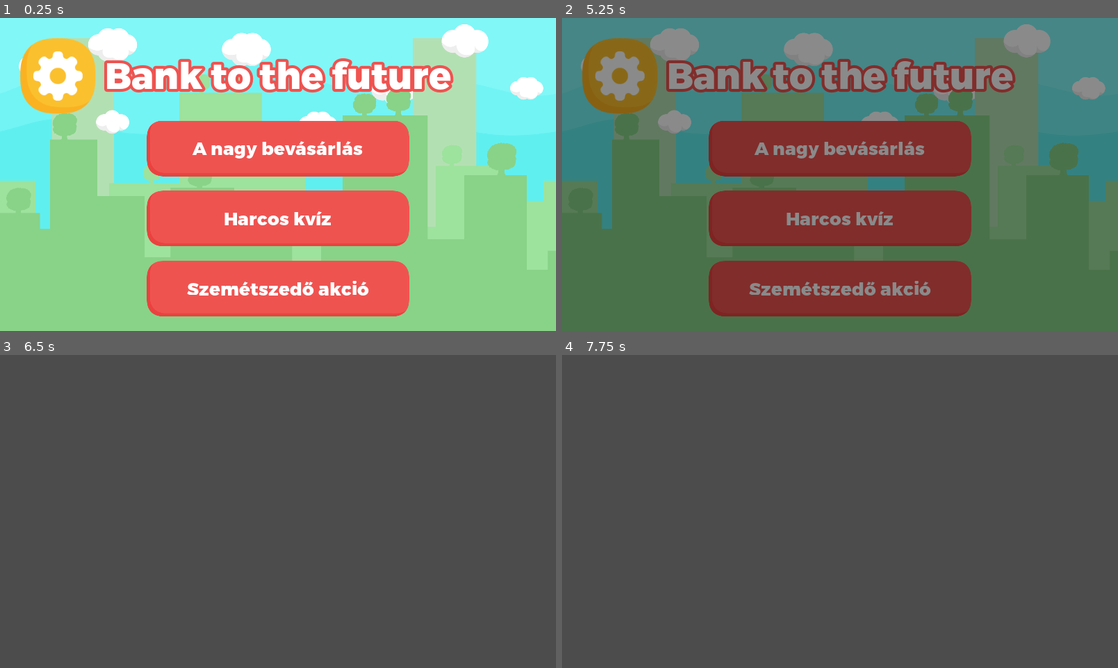
Above: before the commit, frames 1-4 (two rows, left to right).
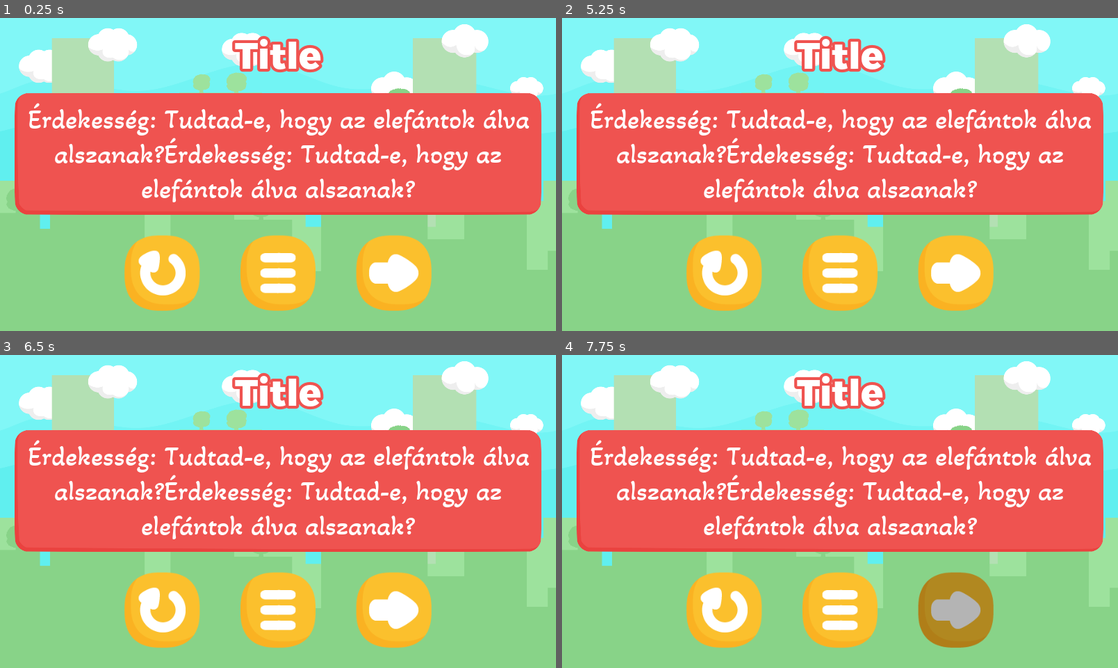
Above: after the commit, the same moments.

Repository: SzilardKosa/BankToTheFuture
Game: Godot game, scene res://src/Menu/ScoreMenu.tscn
Two runs of this game, one before a commit and one after it. Both use one fixed random seed, a clock stepped at 60 frames per second and the inputs below. Before the commit the project starts from res://src/Menu/MainMenu.tscn.
Inputs (mouse positions are in pixels of both pictures, inside the frame that each line leads up to; where the layout moved, square brackets give the same spot in the first picture):
- Up to frame 1 (0.25 s): no input
- Up to frame 2 (5.25 s): click (723, 271) [617, 77] at 0.5 s; click (840, 271) [617, 77] at 1.25 s; click (723, 271) [617, 77] at 2 s; click (723, 271) [617, 77] at 2.75 s; click (956, 271) [617, 77] at 3.5 s; click (956, 271) [617, 77] at 4.25 s; click (840, 149) at 5 s, where only the run before the commit has a clickable "A nagy bevásárlás"
- Up to frame 3 (6.5 s): hold Right (move_right) from 5.78 s (still down); hold Up (jump) from 5.78 s (still down)
- Up to frame 4 (7.75 s): tap Enter at 6.5 s; release Up (jump) at 6.53 s; tap Up (jump) at 6.6, 6.77, 7.07 s; tap Space at 7.25 s; release Right (move_right) at 7.28 s; hold Left (move_left) from 7.28 s (still down); hold Up (jump) from 7.28 s (still down)

The runs differ from the first frame. In frame 1, 51% of the frame differs, in the area x 2-98%, y 5-96%; in frame 2, 100%, in the area x 0-100%, y 0-100%; in frame 3, 100%; in frame 4, 100%.

Commit message:
score screen added, control buttons updated

Diff:
--- a/project.godot
+++ b/project.godot
@@ -45,7 +45,7 @@
 [application]
 
 config/name="BankToTheFuture"
-run/main_scene="res://src/Menu/MainMenu.tscn"
+run/main_scene="res://src/Menu/ScoreMenu.tscn"
 config/icon="res://icon.png"
 
 [autoload]
--- a/src/Levels/TestLevelSzilard.tscn
+++ b/src/Levels/TestLevelSzilard.tscn
@@ -24,8 +24,6 @@
 [node name="InterfaceLayer" type="CanvasLayer" parent="."]
 
 [node name="Control" parent="InterfaceLayer" instance=ExtResource( 3 )]
-margin_left = -8.0
-margin_right = -8.0
 
 [node name="TrashInterfaceLayer" type="CanvasLayer" parent="."]
 
--- /dev/null
+++ b/src/Menu/ContentLable.tscn
@@ -0,0 +1,20 @@
+[gd_scene load_steps=3 format=2]
+
+[sub_resource type="DynamicFontData" id=3]
+font_path = "res://assets/ui/fonts/AkayaKanadaka-Regular.ttf"
+
+[sub_resource type="DynamicFont" id=2]
+size = 96
+outline_color = Color( 0.937255, 0.32549, 0.313726, 1 )
+font_data = SubResource( 3 )
+
+[node name="ContentLable" type="Label"]
+margin_left = 8.0
+margin_top = 8.0
+margin_right = 267.0
+margin_bottom = 86.0
+custom_fonts/font = SubResource( 2 )
+text = "Content"
+__meta__ = {
+"_edit_use_anchors_": false
+}
--- /dev/null
+++ b/src/Menu/ScoreMenu.gd
@@ -0,0 +1,19 @@
+extends Control
+
+#var scene_path_to_load
+#
+#onready var buttons = get_node("MarginContainer/VBoxContainer/MarginContainer/Buttons")
+#
+#func _ready():
+#	for button in buttons.get_children():
+#		button.connect("pressed", self, "_on_Button_pressed", [button.scene_to_load])
+#
+#func _on_Button_pressed(scene_to_load):
+#	$FadeIn.show()
+#	$FadeIn.fade_in()
+#	scene_path_to_load = scene_to_load
+#
+#
+#func _on_FadeIn_fade_finished():
+#	$FadeIn.hide()
+#	get_tree().change_scene_to(scene_path_to_load)
--- /dev/null
+++ b/src/Menu/ScoreMenu.tscn
@@ -0,0 +1,198 @@
+[gd_scene load_steps=13 format=2]
+
+[ext_resource path="res://assets/background/NewBackground1920x1080.png" type="Texture" id=1]
+[ext_resource path="res://src/Menu/fade_in/FadeIn.tscn" type="PackedScene" id=2]
+[ext_resource path="res://src/Menu/ScoreMenu.gd" type="Script" id=3]
+[ext_resource path="res://src/UserInterface/IconButtons/Restart.tscn" type="PackedScene" id=4]
+[ext_resource path="res://src/UserInterface/IconButtons/Menu.tscn" type="PackedScene" id=5]
+[ext_resource path="res://src/Menu/TitleLable.tscn" type="PackedScene" id=6]
+[ext_resource path="res://src/UserInterface/IconButtons/Next.tscn" type="PackedScene" id=7]
+[ext_resource path="res://src/Menu/ContentLable.tscn" type="PackedScene" id=8]
+[ext_resource path="res://assets/ninepatch/Empty1024x1024-03-01.png" type="Texture" id=9]
+[ext_resource path="res://assets/icons/Iconic2048x2048_cropped_75.png" type="Texture" id=10]
+[ext_resource path="res://assets/icons/Iconic2048x2048_cropped_47.png" type="Texture" id=11]
+[ext_resource path="res://assets/icons/Iconic2048x2048_cropped_31.png" type="Texture" id=12]
+
+[node name="ScoreMenu" type="Control"]
+anchor_right = 1.0
+anchor_bottom = 1.0
+script = ExtResource( 3 )
+__meta__ = {
+"_edit_use_anchors_": false
+}
+
+[node name="TextureRect" type="TextureRect" parent="."]
+anchor_right = 1.0
+anchor_bottom = 1.0
+texture = ExtResource( 1 )
+stretch_mode = 7
+__meta__ = {
+"_edit_use_anchors_": false
+}
+
+[node name="MarginContainer" type="MarginContainer" parent="."]
+anchor_right = 1.0
+anchor_bottom = 1.0
+margin_left = 50.0
+margin_top = 50.0
+margin_right = -50.0
+margin_bottom = -50.0
+__meta__ = {
+"_edit_use_anchors_": false
+}
+
+[node name="VBoxContainer" type="VBoxContainer" parent="MarginContainer"]
+margin_right = 1820.0
+margin_bottom = 980.0
+custom_constants/separation = 50
+
+[node name="Title" type="HBoxContainer" parent="MarginContainer/VBoxContainer"]
+margin_right = 1820.0
+margin_bottom = 157.0
+size_flags_horizontal = 3
+
+[node name="left" type="Control" parent="MarginContainer/VBoxContainer/Title"]
+margin_right = 604.0
+margin_bottom = 157.0
+size_flags_horizontal = 3
+
+[node name="TitleLable" parent="MarginContainer/VBoxContainer/Title" instance=ExtResource( 6 )]
+margin_left = 608.0
+margin_right = 1212.0
+margin_bottom = 157.0
+size_flags_horizontal = 3
+size_flags_vertical = 3
+align = 1
+valign = 1
+
+[node name="right" type="Control" parent="MarginContainer/VBoxContainer/Title"]
+margin_left = 1216.0
+margin_right = 1820.0
+margin_bottom = 157.0
+size_flags_horizontal = 3
+
+[node name="Title2" type="HBoxContainer" parent="MarginContainer/VBoxContainer"]
+margin_top = 207.0
+margin_right = 1820.0
+margin_bottom = 630.0
+size_flags_horizontal = 3
+size_flags_vertical = 3
+
+[node name="NinePatchRect" type="NinePatchRect" parent="MarginContainer/VBoxContainer/Title2"]
+margin_right = 1820.0
+margin_bottom = 423.0
+size_flags_horizontal = 3
+size_flags_vertical = 3
+size_flags_stretch_ratio = 3.0
+texture = ExtResource( 9 )
+patch_margin_left = 40
+patch_margin_top = 40
+patch_margin_right = 40
+patch_margin_bottom = 40
+__meta__ = {
+"_edit_use_anchors_": false
+}
+
+[node name="ContentLable" parent="MarginContainer/VBoxContainer/Title2/NinePatchRect" instance=ExtResource( 8 )]
+anchor_right = 1.0
+anchor_bottom = 1.0
+margin_left = 0.0
+margin_top = 0.0
+margin_right = 0.0
+margin_bottom = 0.0
+size_flags_horizontal = 3
+size_flags_vertical = 3
+size_flags_stretch_ratio = 4.0
+custom_colors/font_color = Color( 1, 1, 1, 1 )
+text = "Érdekesség: Tudtad-e, hogy az elefántok álva alszanak?Érdekesség: Tudtad-e, hogy az elefántok álva alszanak?"
+align = 1
+valign = 1
+autowrap = true
+
+[node name="MarginContainer" type="HBoxContainer" parent="MarginContainer/VBoxContainer"]
+margin_top = 680.0
+margin_right = 1820.0
+margin_bottom = 980.0
+size_flags_horizontal = 3
+
+[node name="left" type="Control" parent="MarginContainer/VBoxContainer/MarginContainer"]
+margin_right = 306.0
+margin_bottom = 300.0
+size_flags_horizontal = 3
+size_flags_vertical = 3
+
+[node name="Buttons" type="HBoxContainer" parent="MarginContainer/VBoxContainer/MarginContainer"]
+margin_left = 310.0
+margin_right = 1510.0
+margin_bottom = 300.0
+size_flags_horizontal = 3
+size_flags_vertical = 3
+size_flags_stretch_ratio = 3.0
+custom_constants/separation = 50
+
+[node name="left" type="Control" parent="MarginContainer/VBoxContainer/MarginContainer/Buttons"]
+margin_bottom = 300.0
+size_flags_horizontal = 3
+size_flags_vertical = 3
+
+[node name="RestartButton" parent="MarginContainer/VBoxContainer/MarginContainer/Buttons" instance=ExtResource( 4 )]
+margin_left = 50.0
+margin_right = 350.0
+margin_bottom = 300.0
+rect_min_size = Vector2( 300, 300 )
+size_flags_horizontal = 0
+size_flags_vertical = 0
+texture_normal = ExtResource( 12 )
+expand = true
+
+[node name="center" type="Control" parent="MarginContainer/VBoxContainer/MarginContainer/Buttons"]
+margin_left = 400.0
+margin_right = 400.0
+margin_bottom = 300.0
+size_flags_horizontal = 3
+size_flags_vertical = 3
+
+[node name="MenuButton" parent="MarginContainer/VBoxContainer/MarginContainer/Buttons" instance=ExtResource( 5 )]
+margin_left = 450.0
+margin_right = 750.0
+margin_bottom = 300.0
+rect_min_size = Vector2( 300, 300 )
+size_flags_horizontal = 0
+size_flags_vertical = 0
+texture_normal = ExtResource( 11 )
+expand = true
+
+[node name="center2" type="Control" parent="MarginContainer/VBoxContainer/MarginContainer/Buttons"]
+margin_left = 800.0
+margin_right = 800.0
+margin_bottom = 300.0
+size_flags_horizontal = 3
+size_flags_vertical = 3
+
+[node name="NextButton" parent="MarginContainer/VBoxContainer/MarginContainer/Buttons" instance=ExtResource( 7 )]
+margin_left = 850.0
+margin_right = 1150.0
+margin_bottom = 300.0
+rect_min_size = Vector2( 300, 300 )
+size_flags_horizontal = 0
+size_flags_vertical = 0
+texture_normal = ExtResource( 10 )
+expand = true
+
+[node name="right" type="Control" parent="MarginContainer/VBoxContainer/MarginContainer/Buttons"]
+margin_left = 1200.0
+margin_right = 1200.0
+margin_bottom = 300.0
+size_flags_horizontal = 3
+size_flags_vertical = 3
+
+[node name="right" type="Control" parent="MarginContainer/VBoxContainer/MarginContainer"]
+margin_left = 1514.0
+margin_right = 1820.0
+margin_bottom = 300.0
+size_flags_horizontal = 3
+size_flags_vertical = 3
+
+[node name="FadeIn" parent="." instance=ExtResource( 2 )]
+visible = false
+[connection signal="fade_finished" from="FadeIn" to="." method="_on_FadeIn_fade_finished"]
--- /dev/null
+++ b/src/UserInterface/IconButtons/Menu.tscn
@@ -0,0 +1,7 @@
+[gd_scene load_steps=3 format=2]
+
+[ext_resource path="res://src/UserInterface/CustomIconButton.tscn" type="PackedScene" id=1]
+[ext_resource path="res://assets/icons/Iconic2048x2048_cropped_45.png" type="Texture" id=2]
+
+[node name="MenuButton" instance=ExtResource( 1 )]
+texture_normal = ExtResource( 2 )
--- /dev/null
+++ b/src/UserInterface/IconButtons/Next.tscn
@@ -0,0 +1,7 @@
+[gd_scene load_steps=3 format=2]
+
+[ext_resource path="res://src/UserInterface/CustomIconButton.tscn" type="PackedScene" id=1]
+[ext_resource path="res://assets/icons/Iconic2048x2048_cropped_73.png" type="Texture" id=2]
+
+[node name="NextButton" instance=ExtResource( 1 )]
+texture_normal = ExtResource( 2 )
--- /dev/null
+++ b/src/UserInterface/IconButtons/Restart.tscn
@@ -0,0 +1,7 @@
+[gd_scene load_steps=3 format=2]
+
+[ext_resource path="res://src/UserInterface/CustomIconButton.tscn" type="PackedScene" id=1]
+[ext_resource path="res://assets/icons/Iconic2048x2048_cropped_29.png" type="Texture" id=2]
+
+[node name="RestartButton" instance=ExtResource( 1 )]
+texture_normal = ExtResource( 2 )
--- a/src/UserInterface/TouchControl.tscn
+++ b/src/UserInterface/TouchControl.tscn
@@ -1,13 +1,17 @@
 [gd_scene load_steps=4 format=2]
 
-[ext_resource path="res://assets/ui/touch_button_right.png" type="Texture" id=1]
-[ext_resource path="res://assets/ui/touch_button_jump.png" type="Texture" id=2]
-[ext_resource path="res://assets/ui/touch_button_left.png" type="Texture" id=3]
+[ext_resource path="res://assets/icons/Iconic2048x2048_cropped_37.png" type="Texture" id=1]
+[ext_resource path="res://assets/icons/Iconic2048x2048_cropped_13.png" type="Texture" id=2]
+[ext_resource path="res://assets/icons/Iconic2048x2048_cropped_25.png" type="Texture" id=3]
 
 [node name="Control" type="Control"]
 anchor_right = 1.0
 anchor_bottom = 1.0
-rect_min_size = Vector2( 1920, 1080 )
+margin_left = 50.0
+margin_top = 50.0
+margin_right = -49.9999
+margin_bottom = -50.0
+rect_min_size = Vector2( 1820, 980 )
 __meta__ = {
 "_edit_use_anchors_": false
 }
@@ -15,36 +19,40 @@
 [node name="LeftRight" type="HBoxContainer" parent="."]
 anchor_top = 1.0
 anchor_bottom = 1.0
-margin_left = 40.0
-margin_top = -240.0
-margin_right = 444.0
-margin_bottom = -40.0
-rect_min_size = Vector2( 400, 200 )
+margin_top = -300.0
+margin_right = 604.0
+rect_min_size = Vector2( 700, 300 )
 __meta__ = {
 "_edit_use_anchors_": false
 }
 
 [node name="Left" type="Control" parent="LeftRight"]
-margin_right = 200.0
-margin_bottom = 200.0
-rect_min_size = Vector2( 200, 200 )
+margin_right = 300.0
+margin_bottom = 300.0
+rect_min_size = Vector2( 300, 300 )
 
 [node name="Left" type="TouchScreenButton" parent="LeftRight/Left"]
-scale = Vector2( 3, 3 )
+scale = Vector2( 2, 2 )
 normal = ExtResource( 3 )
 passby_press = true
 action = "move_left"
 
+[node name="Control" type="Control" parent="LeftRight"]
+margin_left = 304.0
+margin_right = 404.0
+margin_bottom = 300.0
+rect_min_size = Vector2( 100, 300 )
+
 [node name="Right" type="Control" parent="LeftRight"]
-margin_left = 204.0
-margin_right = 404.0
-margin_bottom = 200.0
-rect_min_size = Vector2( 200, 200 )
+margin_left = 408.0
+margin_right = 708.0
+margin_bottom = 300.0
+rect_min_size = Vector2( 300, 300 )
 
 [node name="Right" type="TouchScreenButton" parent="LeftRight/Right"]
 position = Vector2( -4, 0 )
-scale = Vector2( 3, 3 )
-normal = ExtResource( 1 )
+scale = Vector2( 2, 2 )
+normal = ExtResource( 2 )
 passby_press = true
 action = "move_right"
 
@@ -53,17 +61,15 @@
 anchor_top = 1.0
 anchor_right = 1.0
 anchor_bottom = 1.0
-margin_left = -240.0
-margin_top = -240.0
-margin_right = -40.0001
-margin_bottom = -40.0
-rect_min_size = Vector2( 200, 200 )
+margin_left = -300.0
+margin_top = -300.0
+rect_min_size = Vector2( 300, 300 )
 __meta__ = {
 "_edit_use_anchors_": false
 }
 
 [node name="Jump" type="TouchScreenButton" parent="Jump"]
-scale = Vector2( 3, 3 )
-normal = ExtResource( 2 )
+scale = Vector2( 2, 2 )
+normal = ExtResource( 1 )
 passby_press = true
 action = "jump"
